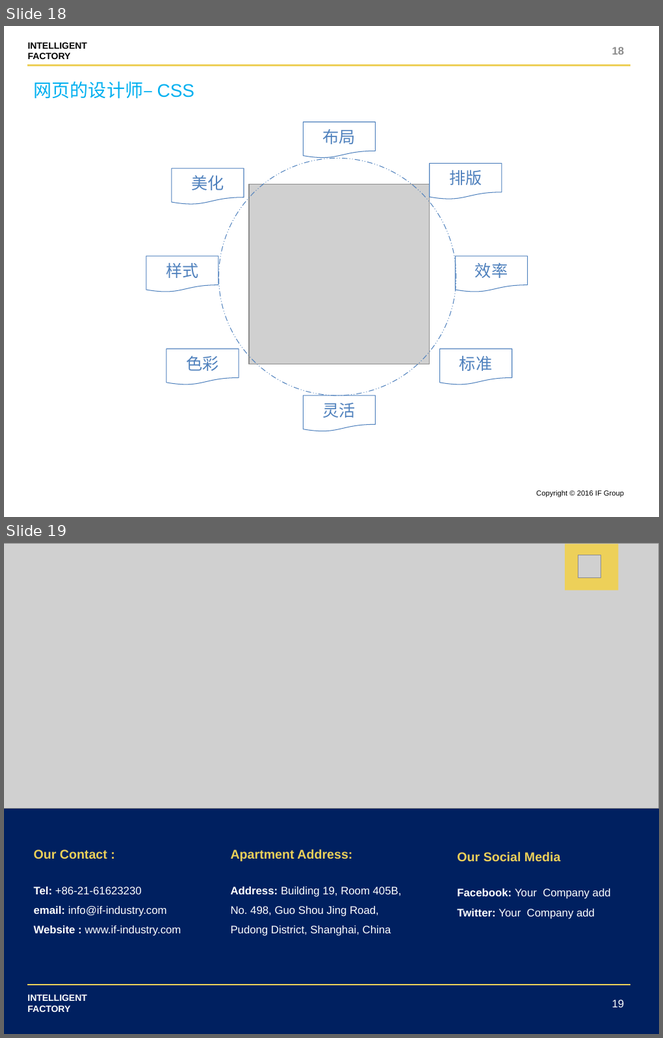
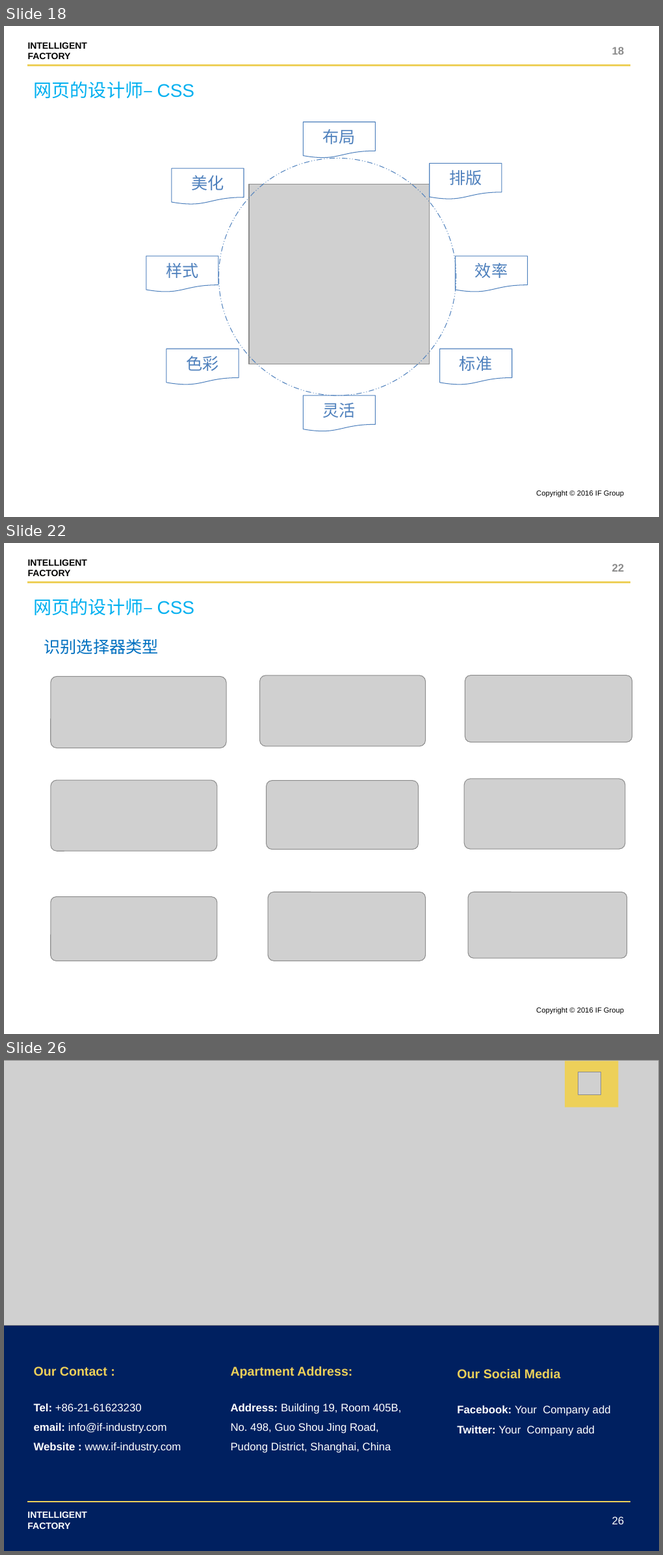
Before and after one commit to shentianyi/CompanyCource, a slide deck: CodeMonkey/cs05 UI前端/UI设计.pptx. Shown one above the other, each under a label of ours: slides 18 and 19 before the commit, slides 18, 22 and 26 after it; the slides between them are not shown. The pictures are 663x1038 and 663x1555 pixels, drawn with LibreOffice and Linux fonts; fonts in the diff are those of the drawing; grey boxes stand for pictures. Boxes give left, top, right and bottom in pixels: in the first picture for what was removed or moved away, otherwise in the second. Text is boxed around its words. In the diff, an @@ line names an element or a change of style, - is before the commit and + after.

```diff
--- a/CodeMonkey/cs05 UI前端/UI设计.pptx
+++ b/CodeMonkey/cs05 UI前端/UI设计.pptx
@@ slide 22 added at bbox=[4, 543, 659, 1034], background #FFFFFF; not listed: 3 template elements that a slide beside it also shows @@
@@ page number added at bbox=[612, 564, 625, 572], 12 pt, text #8C8C8C, bold @@
+22
@@ text added at bbox=[34, 598, 195, 616], 20 pt, text #00B0F0 @@
+网页的设计师– CSS
@@ text added at bbox=[44, 639, 158, 654], 18 pt, text #0070C0 @@
+识别选择器类型
@@ picture added at bbox=[51, 677, 226, 748] @@
@@ picture added at bbox=[259, 676, 425, 746] @@
@@ picture added at bbox=[466, 676, 633, 742] @@
@@ picture added at bbox=[51, 780, 217, 851] @@
@@ picture added at bbox=[266, 781, 418, 850] @@
@@ picture added at bbox=[465, 779, 626, 849] @@
@@ picture added at bbox=[268, 892, 426, 961] @@
@@ picture added at bbox=[468, 892, 627, 958] @@
@@ picture added at bbox=[51, 897, 217, 961] @@
@@ what was slide 19 is now slide 26 @@
@@ page number at bbox=[612, 1517, 625, 1525]: text changed @@
-19
+26
```
Also in this commit, not shown: 6 other slides added, 1 other file.
